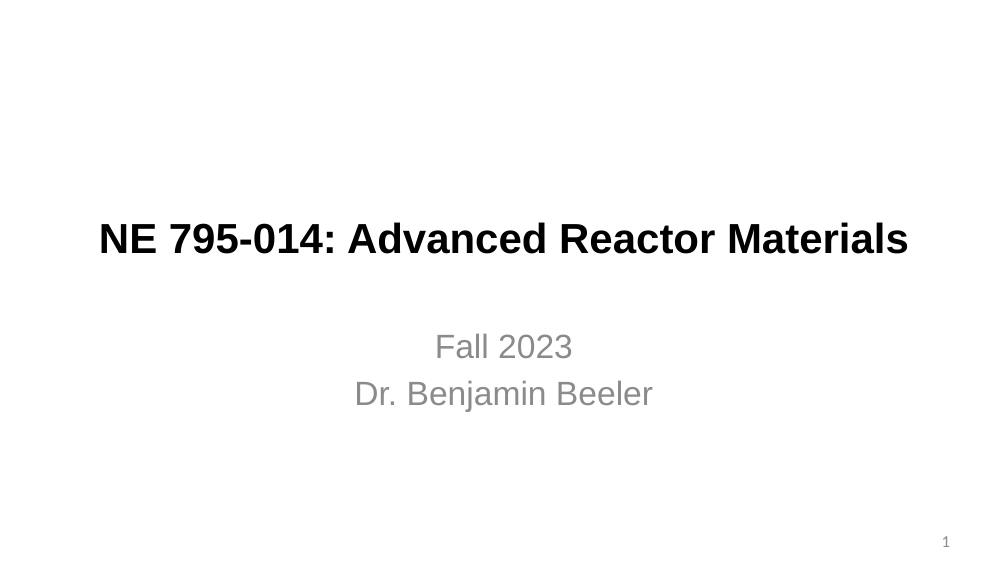
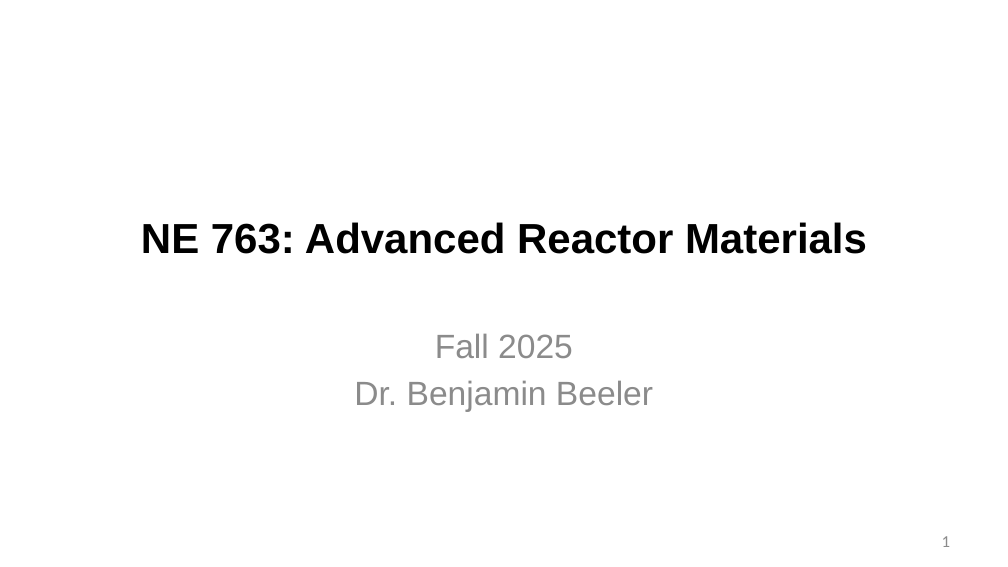
Before and after one commit to benbeeler/TEACHING, a slide deck: slide 1 of Advanced Reactor Materials/Fall2025/Lec13_MoltenSalts.pptx. Drawn at 1008x567 pixels with LibreOffice and Linux fonts; fonts in the diff are those of the drawing; background and template pictures are left out. Boxes give left, top, right and bottom in pixels: in the first picture for what was removed or moved away, otherwise in the second. Text is boxed around its words. In the diff, an @@ line names an element or a change of style, - is before the commit and + after.

```diff
--- a/Advanced Reactor Materials/Fall2025/Lec13_MoltenSalts.pptx
+++ b/Advanced Reactor Materials/Fall2025/Lec13_MoltenSalts.pptx
@@ title at (141,222,867,254): text changed @@
-NE 795-014: Advanced Reactor Materials
+NE 763: Advanced Reactor Materials
@@ subtitle at (435,333,573,358): text changed @@
-Fall 2023
+Fall 2025
```
Also in this commit, not shown: 26 other slides changed, 1 slide added, 1 slide removed, 6 other files.
